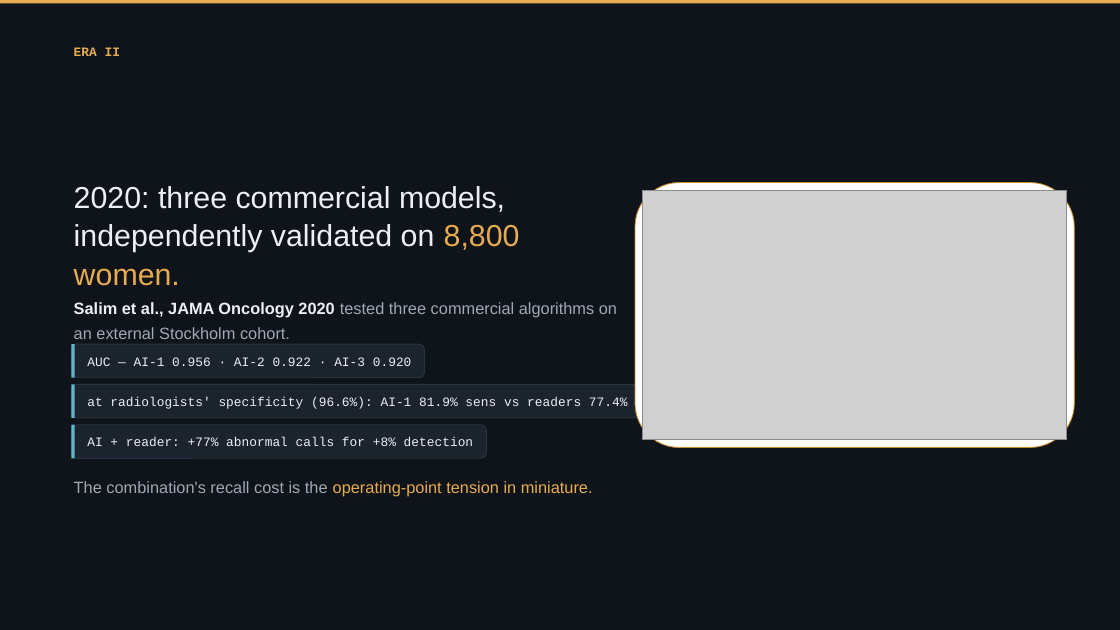
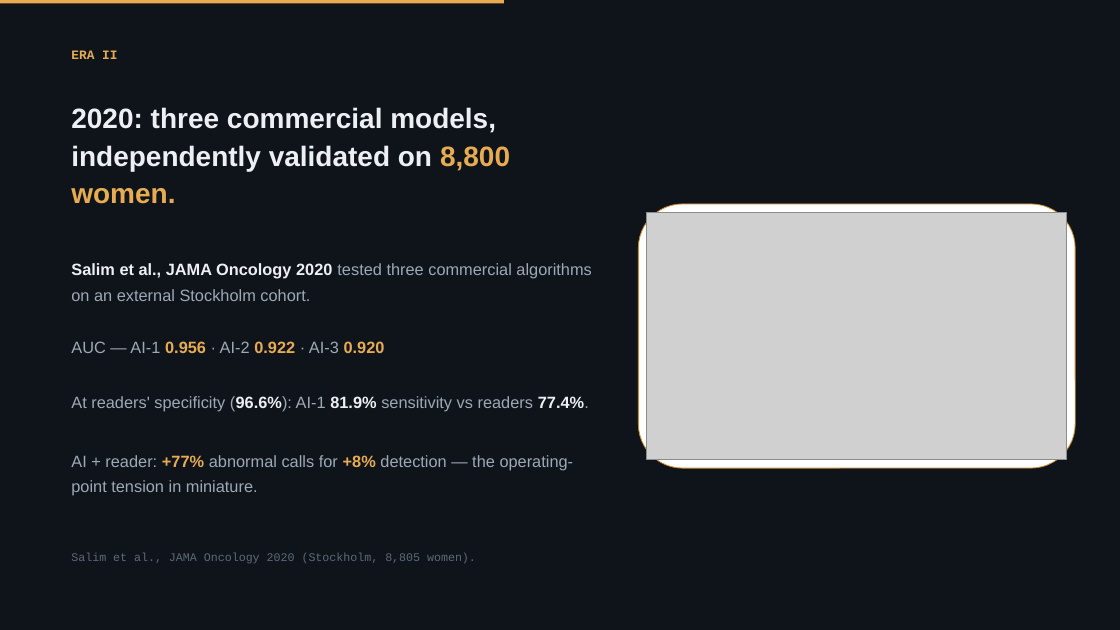
Before and after one commit to Emory-HITI/Mammo, a slide deck: slide 4 of keynote-iwbi-2026/pptx/sections/IWBI2026_Trivedi_02_EraII.pptx. Drawn at 1120x630 pixels with LibreOffice and Linux fonts; fonts in the diff are those of the drawing; grey boxes stand for pictures; background and template pictures are left out. Boxes give left, top, right and bottom in pixels: in the first picture for what was removed or moved away, otherwise in the second. Text is boxed around its words. In the diff, an @@ line names an element or a change of style, - is before the commit and + after.

```diff
--- a/keynote-iwbi-2026/pptx/sections/IWBI2026_Trivedi_02_EraII.pptx
+++ b/keynote-iwbi-2026/pptx/sections/IWBI2026_Trivedi_02_EraII.pptx
@@ rectangle resized from (x1=0, y1=0, x2=1120, y2=3) to (x1=0, y1=0, x2=504, y2=3) @@
@@ text "ERA II" at (x1=71, y1=50, x2=117, y2=59): line spacing 1.28 to 1; less space between paragraphs @@
@@ text "2020: three commercial models, independently ..." moved from (x1=74, y1=186, x2=520, y2=286) to (x1=71, y1=107, x2=510, y2=204) @@
@@ text "2020: three commercial models, independently ..." at (x1=71, y1=107, x2=510, y2=204): size 26 to 24 pt, bold on; line spacing 1.06 to 1.12; less space between paragraphs @@
@@ rounded rectangle resized from (x1=635, y1=182, x2=1075, y2=447) to (x1=639, y1=204, x2=1075, y2=468) @@
@@ picture resized from (x1=643, y1=190, x2=1067, y2=439) to (x1=647, y1=213, x2=1067, y2=460) @@
@@ text "Salim et al., JAMA Oncology ..." moved from (x1=74, y1=302, x2=617, y2=339) to (x1=71, y1=263, x2=591, y2=301) @@
@@ text "Salim et al., JAMA Oncology ..." at (x1=71, y1=263, x2=591, y2=301): line spacing 1.28 to 1.35; less space between paragraphs @@
@@ text "AUC — AI-1 0.956 · ..." moved from (x1=71, y1=344, x2=424, y2=378) to (x1=71, y1=341, x2=385, y2=353) @@
@@ text "AUC — AI-1 0.956 · ..." at (x1=71, y1=341, x2=385, y2=353): size 11 to 14 pt, font Courier New to Arial; text colour #ECEFF3 to #9DA9B5 in "AUC — AI-1 · AI-2 · AI-3"; text colour #ECEFF3 to #E7AC51, bold on in "0.956 0.922 0.920"; alignment centre to left; line spacing 1 to 1.3; vertical alignment middle to top; fill #1B232D to none; outline #2A333E 0.75 pt to none @@
@@ rectangle removed at (x1=71, y1=344, x2=75, y2=378) @@
@@ text "At readers' specificity (96.6%): AI-1 ..." moved from (x1=71, y1=385, x2=641, y2=418) to (x1=71, y1=396, x2=589, y2=412) @@
@@ text "At readers' specificity (96.6%): AI-1 ..." at (x1=71, y1=396, x2=589, y2=412): vertical alignment middle to top; fill #1B232D to none; outline #2A333E 0.75 pt to none @@
@@ rectangle removed at (x1=71, y1=385, x2=75, y2=418) @@
@@ text at (x1=71, y1=396, x2=589, y2=412): text changed; size 11 to 14 pt; font Courier New to Arial; text colour #ECEFF3 to #9DA9B5 @@
-at radiologists' specificity (96.6%): AI-1 81.9% sens vs readers 77.4%
+At readers' specificity (96.6%): AI-1 81.9% sensitivity vs readers 77.4%.
@@ rounded rectangle removed at (x1=71, y1=425, x2=486, y2=459) @@
-AI + reader: +77% abnormal calls for +8% detection
@@ rectangle removed at (x1=71, y1=425, x2=75, y2=459) @@
@@ text at (x1=71, y1=455, x2=574, y2=496): text changed; text colour #E7AC51 to #9DA9B5 @@
-The combination's recall cost is the operating-point tension in miniature.
+AI + reader: +77% abnormal calls for +8% detection — the operating-point tension in miniature.
@@ text added at (x1=71, y1=553, x2=476, y2=563), 10 pt, text #5C6975 @@
+Salim et al., JAMA Oncology 2020 (Stockholm, 8,805 women).
```
Also in this commit, not shown: 5 other slides changed, 1 other file.
